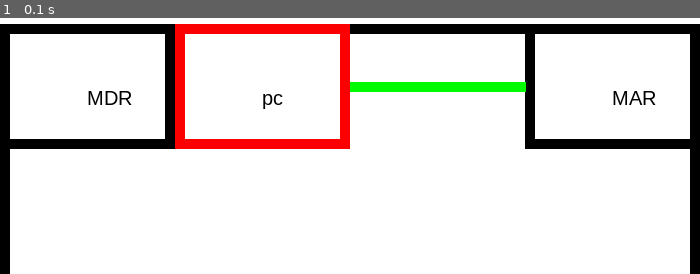
Above: before the commit, frame 1.
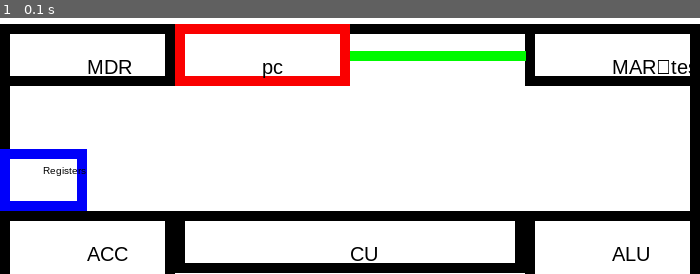
Above: after the commit, the same moment.

Repository: lewisFarley403/NEA
Game: pygame game, started from pygameSim.py
Two runs of this game, one before a commit and one after it. Both use one fixed random seed, a clock stepped at 60 frames per second and the inputs below.
Inputs:
- Up to frame 1 (0.1 s): no input

The runs differ from the first frame. In frame 1, 18% of the frame differs, in the area x 0-99%, y 12-100%.

Commit message:
completed pygame cpu draw

Diff:
--- a/pygameSim.py
+++ b/pygameSim.py
@@ -11,10 +11,12 @@
         pygame.init()
         self.size = (700, 500)
         self.screen = pygame.display.set_mode(self.size)
-        #self.sim = Simulation()
+        # self.sim = Simulation()
 
     def show(self):
-        pass
+        # get the image from the screen
+        img = pygame.surfarray.array3d(pygame.display.get_surface())
+        return img
 
     def drawCPU(self):
         # draw main cpu body
@@ -24,37 +26,69 @@
 
         # MAR
         pygame.draw.rect(self.screen, (0, 0, 0),
-                         pygame.Rect(3*self.size[0]/4, self.size[-1]/2, self.size[0]/4, self.size[-1]/4), 10)
+                         pygame.Rect(3*self.size[0]/4, self.size[-1]/2, self.size[0]/4, self.size[-1]/8), 10)
         # MDR
         pygame.draw.rect(self.screen, (0, 0, 0), pygame.Rect(
-            0, self.size[-1]/2, 1*self.size[0]/4, self.size[-1]/4), 10)
+            0, self.size[-1]/2, 1*self.size[0]/4, self.size[-1]/8), 10)
+        # ACC
+        pygame.draw.rect(self.screen, (0, 0, 0),
+                         pygame.Rect(0, 7*self.size[-1]/8, self.size[0]/4, 3*self.size[-1]/8), 10)
+        # draw small register rect above acc, taking up and 8th of the width
+        pygame.draw.rect(self.screen, (0, 0, 250),
+                         pygame.Rect(0, 6*self.size[-1]/8, self.size[0]/8, 1*self.size[-1]/8), 10)
+        # draw the ALU in the lower bottom right corner, taking up 1/4 of the screens width and 1/8 of its hight
+        pygame.draw.rect(self.screen, (0, 0, 0),
+                         pygame.Rect(3*self.size[0]/4, 7*self.size[-1]/8, self.size[0]/4, 3*self.size[-1]/8), 10)
+        # draw the control unit from the acc and spans half the width of the screen until the alu and 1/8 of the screen hight
+        pygame.draw.rect(self.screen, (0, 0, 0),
+                         pygame.Rect(self.size[0]/4, 7*self.size[-1]/8, self.size[0]/2, self.size[-1]/8), 10)
 
         # PC between MAR,MDR
         pygame.draw.rect(self.screen, (250, 0, 0), pygame.Rect(
-            1*self.size[0]/4, self.size[-1]/2, 1*self.size[0]/4, self.size[-1]/4), 10)
+            1*self.size[0]/4, self.size[-1]/2, 1*self.size[0]/4, self.size[-1]/8), 10)
         # write text "pc" in the middle of the pc rect
         font = pygame.font.SysFont('Arial', 20)
         text = font.render('pc', True, (0, 0, 0))
         self.screen.blit(
-            text, (1*self.size[0]/4+self.size[0]/8, self.size[-1]/2+self.size[-1]/8))
+            text, (1*self.size[0]/4+self.size[0]/8, self.size[-1]/2+self.size[-1]/16))
 
         # write text "MAR" in the middle of the mar rect
         font = pygame.font.SysFont('Arial', 20)
-        text = font.render('MAR', True, (0, 0, 0))
+        text = font.render('MAR\ntest', True, (0, 0, 0))
         self.screen.blit(
-            text, (3*self.size[0]/4+self.size[0]/8, self.size[-1]/2+self.size[-1]/8))
+            text, (3*self.size[0]/4+self.size[0]/8, self.size[-1]/2+self.size[-1]/16))
 
         # write text "MDR" in the middle of the mdr rect
         font = pygame.font.SysFont('Arial', 20)
         text = font.render('MDR', True, (0, 0, 0))
         self.screen.blit(
-            text, (0+self.size[0]/8, self.size[-1]/2+self.size[-1]/8))
+            text, (0+self.size[0]/8, self.size[-1]/2+self.size[-1]/16))
+        # write text "ACC" in the middle of the acc rect
+        font = pygame.font.SysFont('Arial', 20)
+        text = font.render('ACC', True, (0, 0, 0))
+        self.screen.blit(
+            text, (0+self.size[0]/8, 7*self.size[-1]/8+self.size[-1]/16))
+        # write text "ALU" in the middle of the alu rect
+        font = pygame.font.SysFont('Arial', 20)
+        text = font.render('ALU', True, (0, 0, 0))
+        self.screen.blit(
+            text, (3*self.size[0]/4+self.size[0]/8, 7*self.size[-1]/8+self.size[-1]/16))
+        # write cu in the middle of the control unit rect
+        font = pygame.font.SysFont('Arial', 20)
+        text = font.render('CU', True, (0, 0, 0))
+        self.screen.blit(
+            text, (self.size[0]/4+self.size[0]/4, 7*self.size[-1]/8+self.size[-1]/16))  # write text "CU" in the middle of the control unit rect
 
-        # draw ACC
-
+        # write register in registers rect
+        font = pygame.font.SysFont('Arial', 10)
+        text = font.render('Registers', True, (0, 0, 0))
+        self.screen.blit(
+            text, (0+self.size[0]/16, 6*self.size[-1]/8+self.size[-1]/32))
+        text = font.render('R1', True, (0, 0, 0))
         # draw line between center of PC and the center of MAR
         pygame.draw.line(self.screen, (0, 250, 0),
-                         (2*self.size[0]/4, self.size[-1]/2+self.size[-1]/8), (3*self.size[0]/4, self.size[-1]/2+self.size[-1]/8), 10)        # refresh screen
+                         (2*self.size[0]/4, self.size[-1]/2+self.size[-1]/16), (3*self.size[0]/4, self.size[-1]/2+self.size[-1]/16), 10)
+        # refresh screen
 
         pygame.display.flip()
 
--- a/re test.txt
+++ /dev/null
@@ -1 +0,0 @@
-import re
